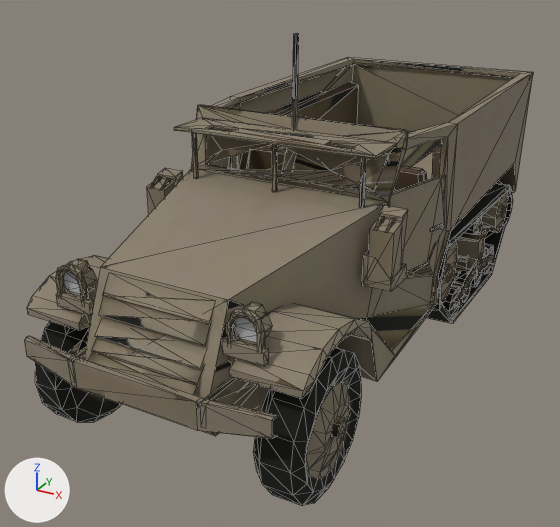
An edit to the glTF model web/public/pezzi/golan73_israeli_mech_0.glb, drawn before and after from the same camera.
The view is the same before and after, from a camera (50 mm lens) standing at (0.411, -0.876, 0.519) and looking at (-0.026, -0.082, 0.122). Lighting does not change. The marker at lower left points along +X, +Y and +Z. The older version comes first. Mesh edges are drawn as thin lines. Vertices at exactly the same position are counted once.

In view in the first picture: 'geometry_0'.
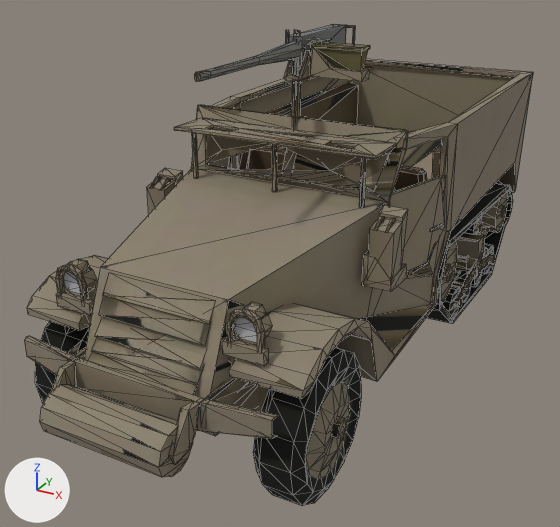
The newer file is also rescaled (x0.989), turned or shifted as a whole; pictures and numbers use the older file's frame.

Location of each change, (x1, y1, x2, y2) in pixels of the pictures (560 x 527 px):
'geometry_0', reshaped
    before: (24, 33, 533, 506)
    after: (24, 24, 533, 506)
part 1 of me_geometry_0, added
    after: (289, 24, 346, 67)
part 2 of me_geometry_0, added
    after: (311, 41, 370, 51)
part 3 of me_geometry_0, added (brown)
    after: (40, 361, 200, 477)
part 4 of me_geometry_0, added
    after: (194, 24, 370, 118)

Edits to the bpy script that builds the scene:
```text
Change me_geometry_0:
    used by ob_geometry_0; location = (0.0, 0.0, 0.0)
    remove me_geometry_0.from_pydata(...)  # 1958 vertices, 3546 faces; spans x -0.166..0.166, y -0.41..0.41, z 0.0..0.407
    add me_geometry_0.from_pydata(...)  # 2165 vertices, 3890 faces; spans x -0.166..0.166, y -0.463..0.41, z 0.0..0.411
    me_geometry_0 part 1: a new loose piece, a box spanning x -0.009..0.007, y -0.092..0.026, z 0.372..0.405, in mat_figura (picture img_image_0)
    me_geometry_0 part 2: the loose piece of 8 vertices spanning x 0.105..0.109, y -0.145..-0.142, z 0.24..0.299 is copied, and the copy is scaled about its middle by (15.4, 5.88, 0.0701), then moved by (-0.061, 0.065, 0.126); it spans x 0.016..0.078, y -0.089..-0.068, z 0.393..0.397
    me_geometry_0 part 3
    35 vertices are added at x -0.074..0.073, y -0.463..-0.41, z 0.079..0.137
    7 new vertices lie (0.006, 0.0, 0.0) away from vertices in x -0.074..0.068, y -0.448..-0.41, z 0.096..0.137
    6 new vertices lie (0.135, 0.0, 0.0) away from vertices in x -0.067, y -0.463..-0.414, z 0.079..0.124
    84 new faces join them
    me_geometry_0 part 4
    136 vertices are added at x -0.017..0.078, y -0.284..0.033, z 0.315..0.411
    7 new vertices lie (0.0, 0.007, 0.0) away from vertices in x -0.005..0.002, y -0.094..0.026, z 0.315..0.401
    236 new faces join them
```
